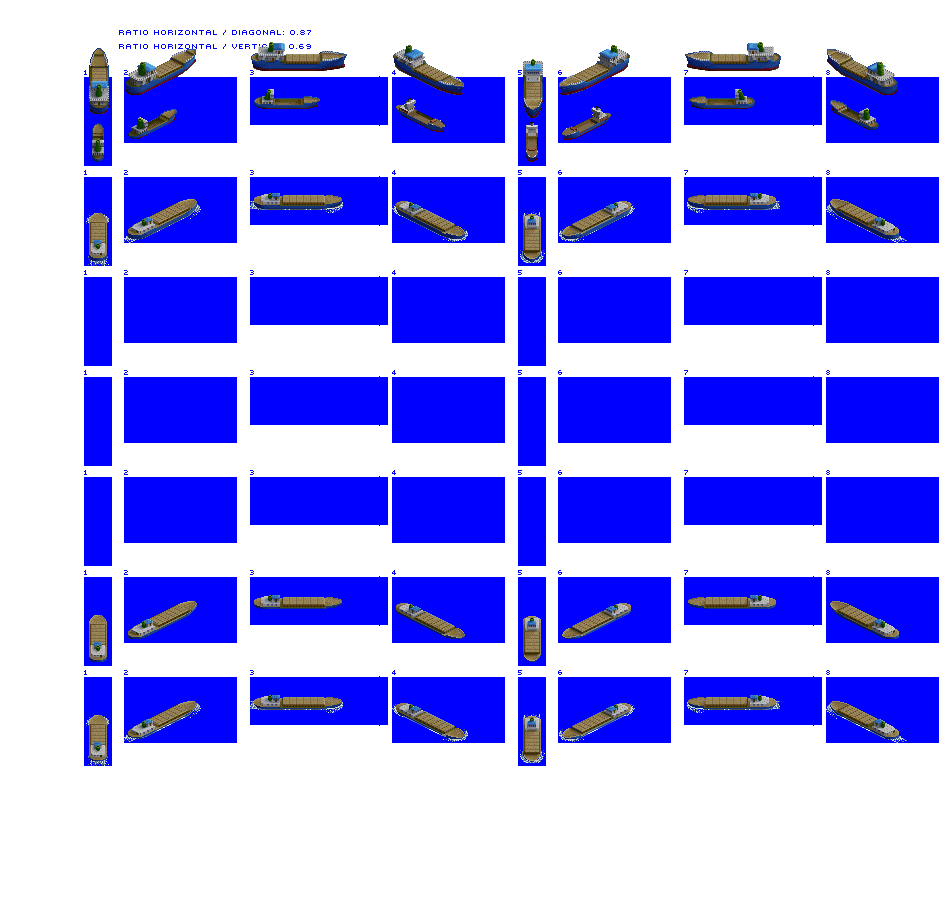
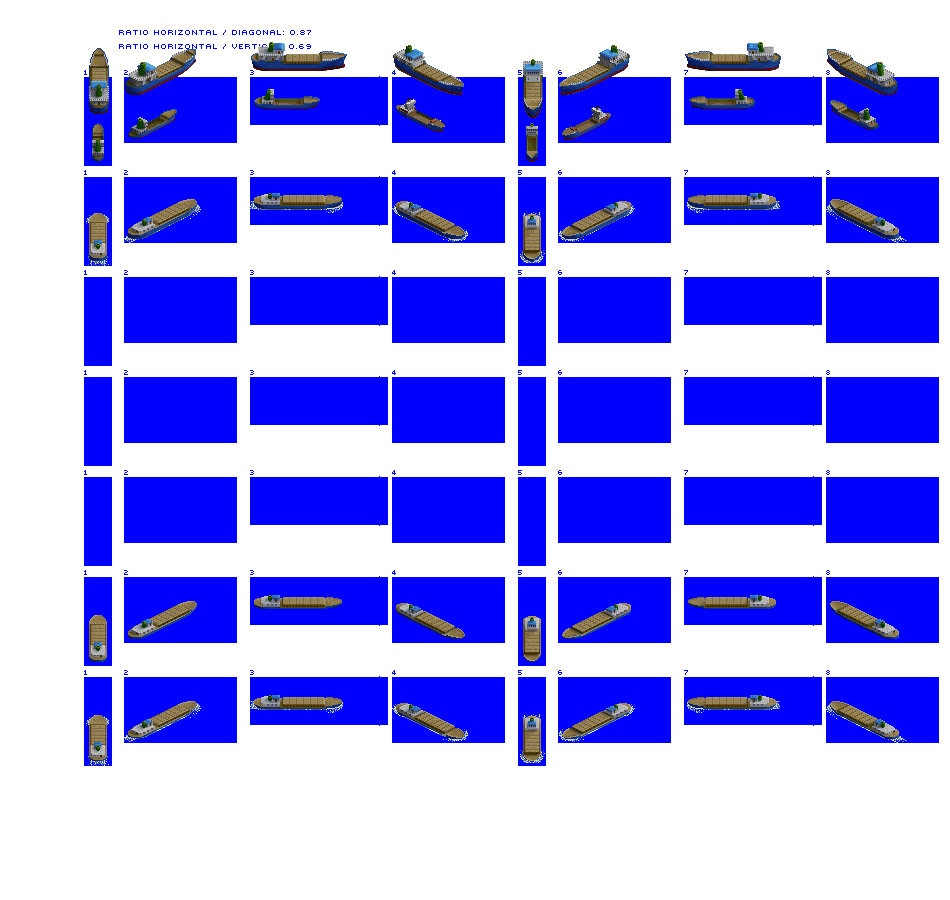
Layered file, before and after one edit (w=950, h=900). Changes by layer:
painted on "Trader unloaded" over 96, 122, 538, 159
